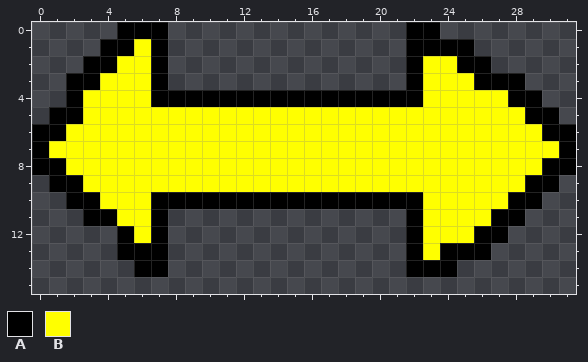
Edited in one commit: pixel-art sprite (sprites/spr_powers/d23a158f-9168-453b-ad4e-bf8cee8d742c.png). Above: the version before the commit.
The file is 32x16 pixels.
Palette (. is transparent): A #000000  B #ffff00
Pixels before, first column x 0:
 0 .....AAA..............AA........
 1 ....AABA..............AAAA......
 2 ...AABBA..............ABBAA.....
 3 ..AABBBA..............ABBBAAA...
 4 ..ABBBBAAAAAAAAAAAAAAAABBBBBAA..
 5 .AABBBBBBBBBBBBBBBBBBBBBBBBBBAA.
 6 AABBBBBBBBBBBBBBBBBBBBBBBBBBBBAA
 7 ABBBBBBBBBBBBBBBBBBBBBBBBBBBBBBA
 8 AABBBBBBBBBBBBBBBBBBBBBBBBBBBBAA
 9 .AABBBBBBBBBBBBBBBBBBBBBBBBBBAA.
10 ..AABBBAAAAAAAAAAAAAAAABBBBBAA..
11 ...AABBA..............ABBBBAA...
12 .....ABA..............ABBBAA....
13 .....AAA..............ABAAA.....
14 ......AA..............AAA.......
After the commit:
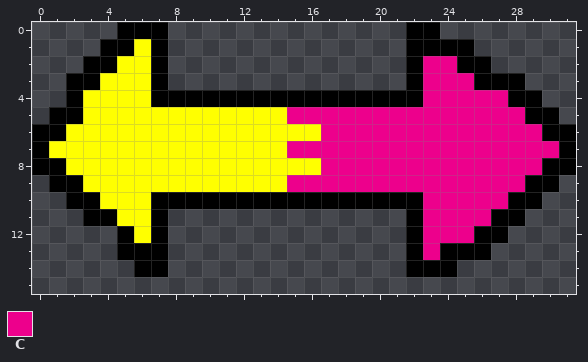
Colours new in this view: C #ed008c
What changed:
Changed rows in their new state; - is an unchanged pixel.
first column x 15:
 2 --------CC------
 3 --------CCC-----
 4 --------CCCCC---
 5 CCCCCCCCCCCCCC--
 6 --CCCCCCCCCCCCC-
 7 CCCCCCCCCCCCCCCC
 8 --CCCCCCCCCCCCC-
 9 CCCCCCCCCCCCCC--
10 --------CCCCC---
11 --------CCCC----
12 --------CCC-----
13 --------C-------
Changed places in both pictures, as pixel boxes (x1, y1, x2, y2):
changed: (287, 56, 559, 260)
